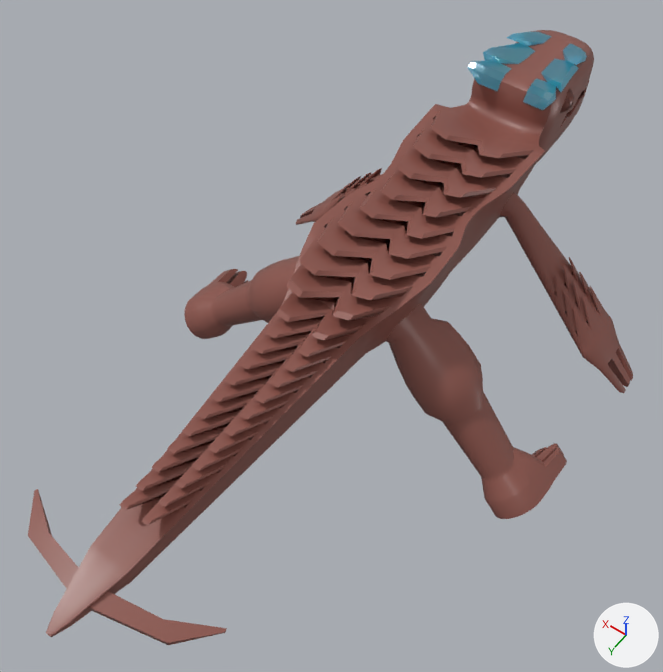
A saved change to the Blender file Picke/Picke3.blend.
Rendered twice from a 50 mm camera at (-6.81, 17.54, 14.53) aimed at (0.51, 7.29, -1.58). Every picture has the same lights, and +X, +Y and +Z are marked at lower right.
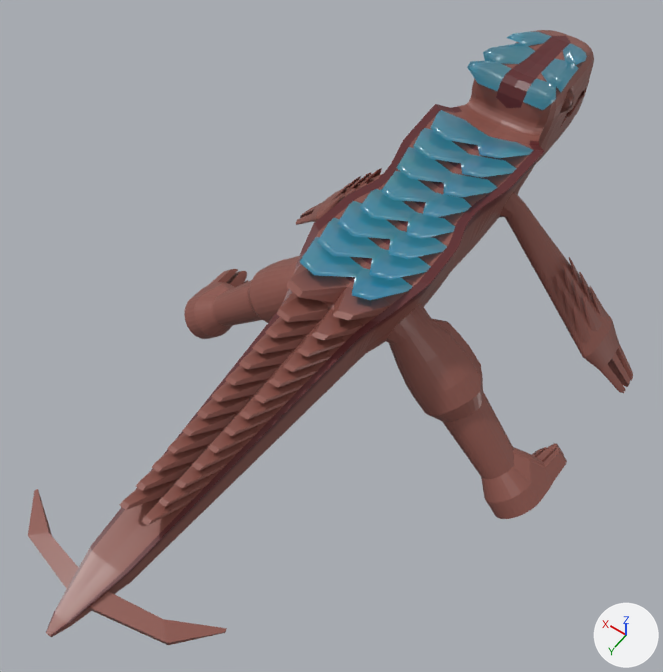
Location of each change, (x1, y1, x2, y2) in pixels of the pictures (663 x 672 px; the box of a moved part takes in the faces that stretch with it):
part 1 of me_cube, built on: before (484, 87, 534, 119); after (53, 87, 544, 635)
part 2 of me_cube, moved or reshaped: (540, 30, 585, 48) in both
part 3 of me_cube, shading changed: (28, 34, 626, 637) in both
part 4 of me_cube, recoloured: (300, 111, 533, 300) in both
part 5 of me_cube, recoloured: (48, 36, 570, 636) in both

What the commit changed:
Material 'Material.001' (mat_material_001) is new.
Its base color is (0.116, 0.0182, 0.0204) (dark red #602527).
Its roughness is 0.39.
me_cube is used by ob_cube; location (0.0, 0.0, 0.0).
me_cube had 6874 vertices, 6958 faces and spanned x 0.0..5.2, y -2.5..15.8, z -4.6..1.8.
me_cube now has 7914 vertices, 8511 faces and spans x 0.0..5.2, y -2.5..15.8, z -4.6..1.8.
me_cube part 1: 1 vertex moved from x 0.3, y 0.9, z 0.9 to x 0.3, y 0.9, z 1.0; 1040 vertices added at x 0.1..2.0, y 1.3..15.8, z -1.4..0.9.
me_cube part 2: 1 vertex moved from x 0.2, y -2.0, z 1.2 to x 0.2, y -1.7, z 1.3.
me_cube part 3: 6638 kept faces spanning x 0.0..5.2, y -2.5..15.8, z -4.6..1.8 are now shaded flat.
me_cube part 4: 48 faces spanning x 0.0..1.2, y 1.7..8.0, z 0.5..1.2 switch from mat_material (brown #8c554c) to mat_crystal.
me_cube part 5: 112 faces spanning x 0.0..1.4, y -2.0..15.8, z -0.1..1.4 switch from mat_material (brown #8c554c) to mat_material_001 (dark red #5f2527).
